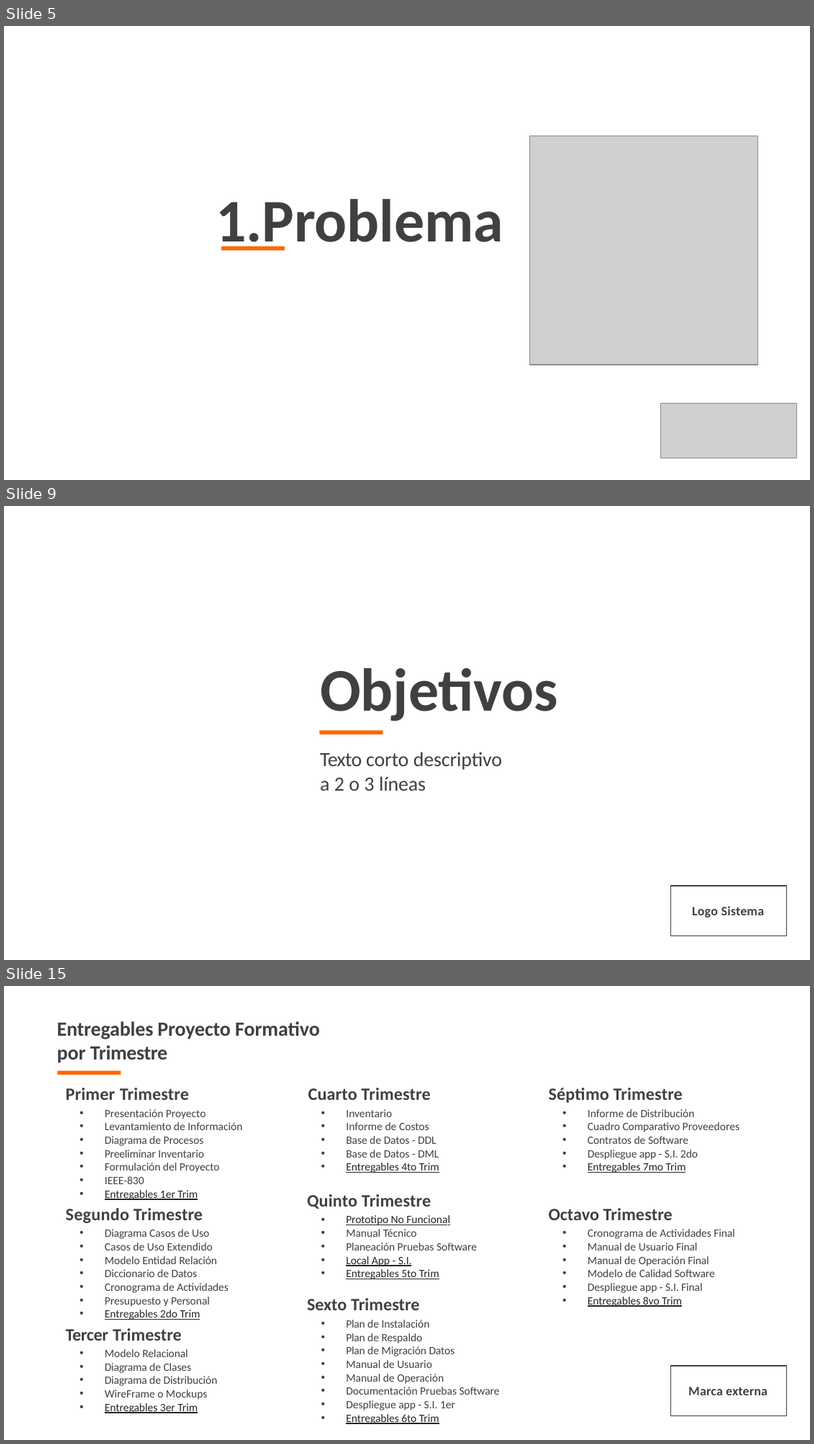
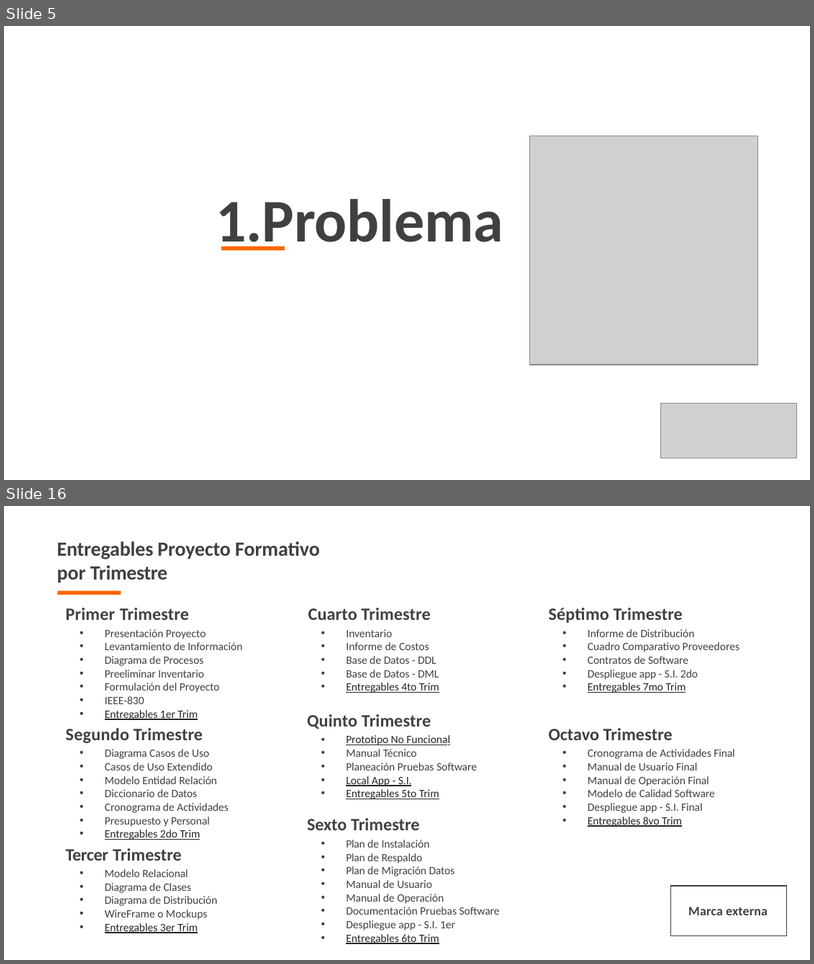
Before and after one commit to kamor31232/Proyecto_adsi, a slide deck: App/app_documentacion/1er_trimestre/1_proyecto/1_1_1_presentacion_proyecto.pptx. Shown one above the other, each under a label of ours: slides 5, 9 and 15 before the commit, slides 5 and 16 after it; the slides between them are not shown. The pictures are 814x1444 and 814x964 pixels, drawn with LibreOffice and Linux fonts; fonts in the diff are those of the drawing; grey boxes stand for pictures; background and template pictures are left out. Boxes give left, top, right and bottom in pixels: in the first picture for what was removed or moved away, otherwise in the second. Text is boxed around its words. In the diff, an @@ line names an element or a change of style, - is before the commit and + after.

```diff
--- a/App/app_documentacion/1er_trimestre/1_proyecto/1_1_1_presentacion_proyecto.pptx
+++ b/App/app_documentacion/1er_trimestre/1_proyecto/1_1_1_presentacion_proyecto.pptx
@@ slide 9 removed at [4, 506, 810, 960], background #FFFFFF @@
@@ title removed at [320, 668, 558, 721] @@
-Objetivos
@@ freeform shape removed at [320, 730, 384, 734] @@
@@ text removed at [320, 752, 502, 790] @@
-Texto corto descriptivo
-a 2 o 3 líneas
@@ rectangle removed at [671, 886, 787, 936] @@
-Logo Sistema
@@ what was slide 15 is now slide 16 @@
```
Also in this commit, not shown: 7 slides changed, 3 slides added, 1 other slide removed.
